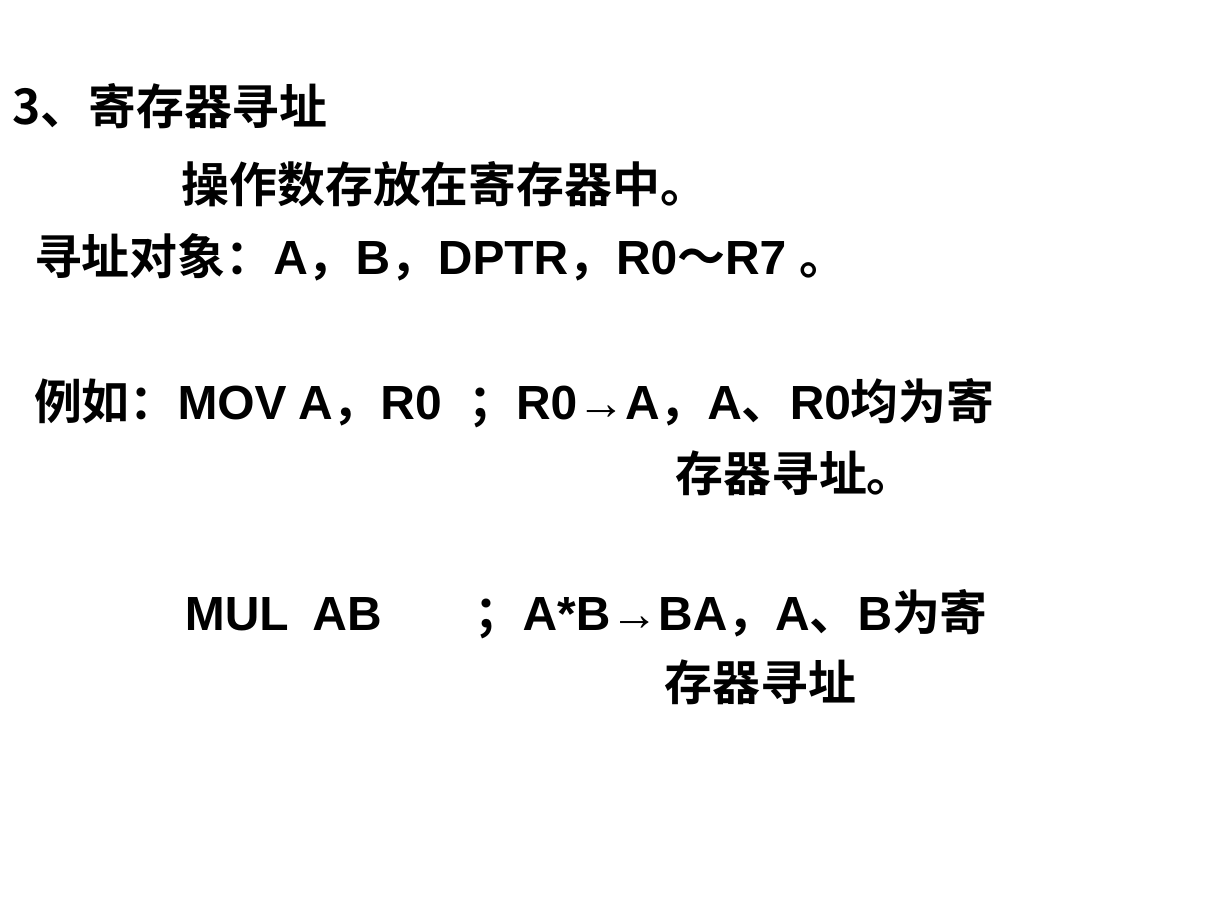
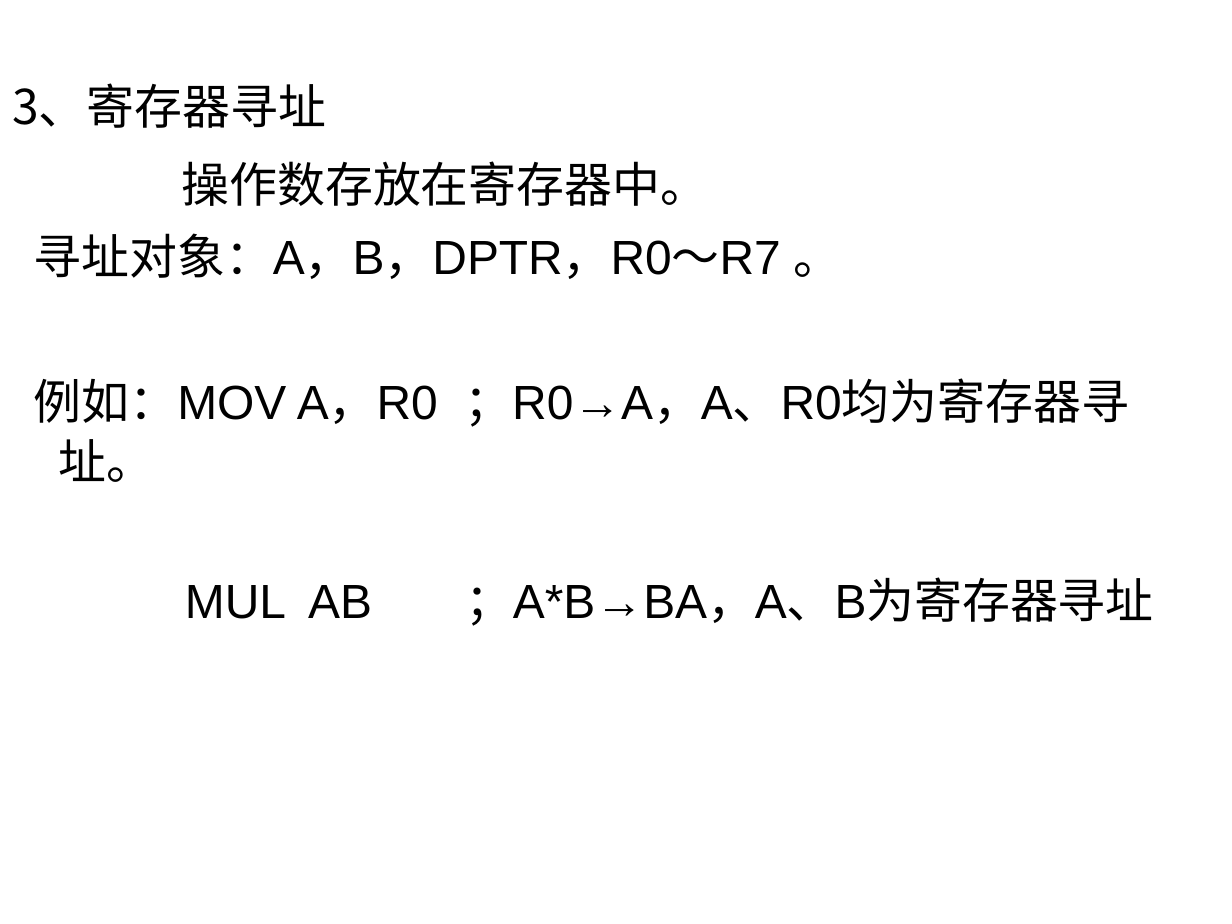
Before and after one commit to ZJWang9928/Own-Notes, a slide deck: slide 8 of 单片机课件/第2章+单片机指令系统-1.ppt. Drawn at 1232x924 pixels with LibreOffice and Linux fonts; fonts in the diff are those of the drawing. Boxes give left, top, right and bottom in pixels: in the first picture for what was removed or moved away, otherwise in the second. Text is boxed around its words. In the diff, an @@ line names an element or a change of style, - is before the commit and + after.

```diff
--- a/单片机课件/第2章+单片机指令系统-1.ppt
+++ b/单片机课件/第2章+单片机指令系统-1.ppt
@@ text at (12,83,842,279): bold off in "3、寄存器寻址", "操作数存放在寄存器中。", "寻址对象：A，B，DPTR，R0～R7 。" @@
@@ text at (34,378,1154,626): text changed; bold off @@
-例如：MOV A，R0 ；R0→A，A、R0均为寄
-存器寻址。
-MUL AB ；A*B→BA，A、B为寄
-存器寻址
+例如：MOV A，R0 ；R0→A，A、R0均为寄存器寻址。
+MUL AB ；A*B→BA，A、B为寄存器寻址
```
Also in this commit, not shown: 19 other slides changed, 17 other files.
